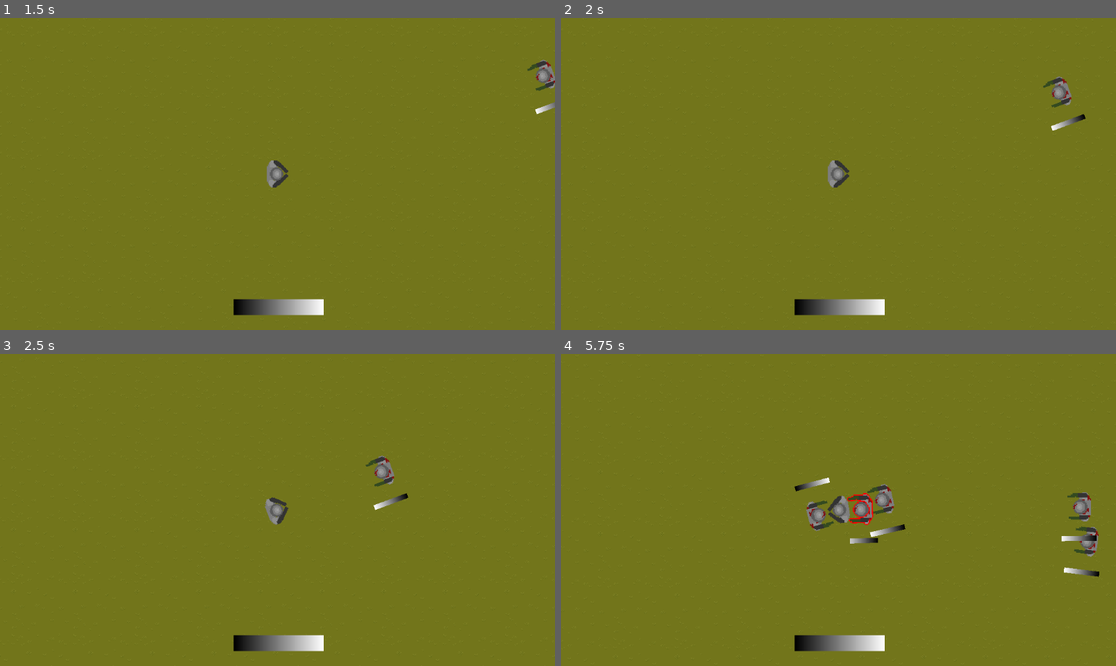
Above: before the commit, frames 1-4 (two rows, left to right).
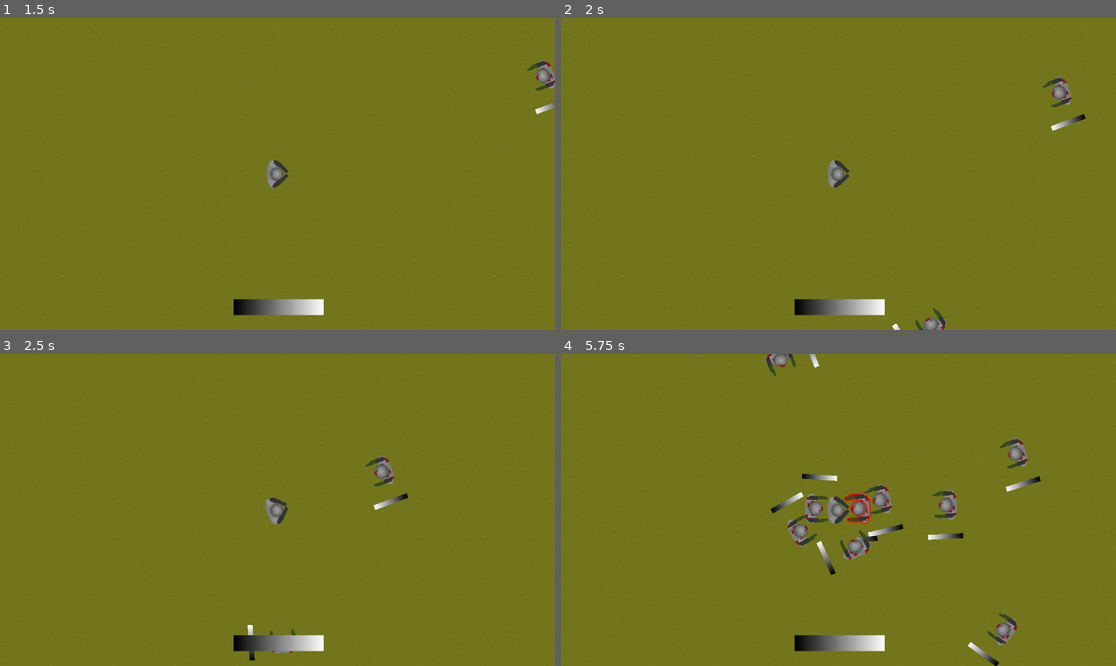
Above: after the commit, the same moments.

Repository: nullne1/Project-L
Game: Godot game, scene res://Scenes/main.tscn
Same seed, same stepped clock (60 frames per second), same inputs: the game is played once before the commit and once after it.
Inputs (mouse positions are in pixels of both pictures, inside the frame that each line leads up to):
- Up to frame 1 (1.5 s): tap Enter at 0.5 s; move the mouse to (399, 158) at 0.52 s; click (399, 158) at 0.6 s; tap Space at 1.25 s; move the mouse to (166, 189) at 1.27 s; click (166, 189) at 1.35 s
- Up to frame 2 (2 s): no input
- Up to frame 3 (2.5 s): move the mouse to (493, 428) at 2.02 s; hold Right mouse button (move) from 2.03 s (still down); click (493, 428) at 2.3 s
- Up to frame 4 (5.75 s): move the mouse to (810, 572) at 2.77 s; release Right mouse button (move) at 2.78 s; click (810, 572) at 2.85 s; move the mouse to (844, 538) at 3.52 s; click (844, 538) at 3.6 s; move the mouse to (649, 541) at 4.27 s; right-click (649, 541) at 4.35 s; click (649, 541) at 4.55 s; move the mouse to (866, 510) at 5.02 s; click (866, 510) at 5.1 s

Frame 1 is identical in both runs. In frame 2, 0.2% of the frame differs, in the area x 59-70%, y 92-100%; in frame 3, 0.1%; in frame 4, 4.1%, in the area x 36-97%, y 0-100%.

Commit message:
fixed hovering with overlapping hitboxes

Diff:
--- a/project-l/Scenes/arrow.gd
+++ b/project-l/Scenes/arrow.gd
@@ -19,6 +19,7 @@
 
 func _on_area_2d_body_entered(body: Node2D) -> void:
 	var enemyToHit = player.getEnemyToHit();
+	print(enemyToHit)
 	if (body == grass):
 		queue_free();
 	elif (body == enemyToHit):
--- a/project-l/Scenes/enemy.gd
+++ b/project-l/Scenes/enemy.gd
@@ -15,3 +15,6 @@
 		move_and_collide(delta * velocity);
 	if (hp <= 0):
 		queue_free();
+
+func _on_attack_range_area_entered(area: Area2D) -> void:
+	pass # Replace with function body.
--- a/project-l/Scenes/enemy.tscn
+++ b/project-l/Scenes/enemy.tscn
@@ -13,8 +13,11 @@
 gradient = SubResource("Gradient_jjvhh")
 
 [sub_resource type="CapsuleShape2D" id="CapsuleShape2D_afpow"]
-radius = 23.638
-height = 431.48
+radius = 24.5135
+height = 419.152
+
+[sub_resource type="CircleShape2D" id="CircleShape2D_1f0kj"]
+radius = 43.6742
 
 [node name="Enemy" type="CharacterBody2D"]
 scale = Vector2(1.1, 1.1)
@@ -57,3 +60,12 @@
 position = Vector2(30.8169, 433.945)
 shape = SubResource("CapsuleShape2D_afpow")
 debug_color = Color(0.965163, 0, 0.488374, 0.42)
+
+[node name="AttackRange" type="Area2D" parent="."]
+visible = false
+
+[node name="CollisionShape2D" type="CollisionShape2D" parent="AttackRange"]
+shape = SubResource("CircleShape2D_1f0kj")
+debug_color = Color(1, 0.152233, 0.0993905, 0.42)
+
+[connection signal="area_entered" from="AttackRange" to="." method="_on_attack_range_area_entered"]
--- a/project-l/Scenes/mob_manager.gd
+++ b/project-l/Scenes/mob_manager.gd
@@ -17,7 +17,7 @@
 var distance_factor = 75;
 
 func _ready() -> void:
-	spawn_rate.wait_time = 1;
+	spawn_rate.wait_time = 0.5;
 
 func spawn(enemy, n, spawnPos) -> void:
 	enemy = Enemy.instantiate() as CharacterBody2D;
--- a/project-l/Scenes/player.gd
+++ b/project-l/Scenes/player.gd
@@ -20,7 +20,7 @@
 var doing_action: bool;
 var hovered_texture = preload("res://Assets/topdown_textures/hoveredZombie.png");
 var normal_texture = preload("res://Assets/topdown_textures/zombie.png");
-var hovered_stack: Array = [];
+var hovered_enemies: Array = [];
 var on_roll_position: Vector2
 var rolled = false;
 var attack_speed: float = 1.0 / 2.5;
@@ -62,7 +62,6 @@
 	if (!roll_cd.is_stopped()):
 		return;
 	target = get_global_mouse_position();
-	print(target.distance_to(position) > 150)
 	if (target.distance_to(position) > 150):
 		rolled = true;
 		if (!attacking):
@@ -72,7 +71,6 @@
 		velocity = (target - position).normalized() * (ms + 500);
 		roll_duration.start();
 	else:
-		print("Hello")
 		rolled = false;
 
 func shoot() -> void:
@@ -97,26 +95,41 @@
 	velocity = (target - position).normalized() * ms;
 
 func _on_click_hitbox_mouse_entered(enemyNodePath : NodePath):
-	print("entered")
 	enemy = get_node(enemyNodePath);
 	hovering_enemy = true;
-	var prev_hovered_enemy = hovered_stack.pop_front();
-	# if no enemy was being hovered
-	if (prev_hovered_enemy == null):
+	hovered_enemies.append(enemy);
+	# normal case where you hover and unhover
+	if (hovered_enemies.size() == 1):
 		enemy.get_child(0).texture = hovered_texture;
-		hovered_stack.push_front(enemy);
-	else:
-		prev_hovered_enemy.get_child(0).texture = normal_texture;
+	# case where user mouse enters enemy through another enemy
+	elif (hovered_enemies.size() == 2):
 		enemy.get_child(0).texture = hovered_texture;
+		if (hovered_enemies.get(0)):
+			hovered_enemies.get(0).get_child(0).texture == normal_texture;
 
 func _on_click_hitbox_mouse_exited():
-	print("exited")
 	hovering_enemy = false;
-	hovered_stack.pop_front();
-	enemy.get_child(0).texture = normal_texture;
+	var prev_enemy = hovered_enemies.pop_at(0);
+	# hovered enemy through 2 other enemies
+	if (hovered_enemies.size() == 2):
+		hovering_enemy = true;
+		var prev_prev_enemy = hovered_enemies.pop_at(0);
+		enemy.get_child(0).texture = hovered_texture;
+		if (prev_enemy):
+			prev_enemy.get_child(0).texture = normal_texture;
+		if (prev_prev_enemy):
+			prev_prev_enemy.get_child(0).texture = normal_texture;
+	# hovered enemy though another enemy
+	if (hovered_enemies.size() == 1):
+		hovering_enemy = true;
+		enemy.get_child(0).texture = hovered_texture;
+		if (prev_enemy):
+			prev_enemy.get_child(0).texture = normal_texture;
+	else:
+		enemy.get_child(0).texture = normal_texture;
 
 func getEnemyToHit() -> CharacterBody2D:
-	return enemy_to_hit;
+	return enemy;
 
 func _on_roll_duration_timeout() -> void:
 	rolling = false;
Not shown: 1 places in project-l/Scenes/enemy.tscn that only renumber resources
